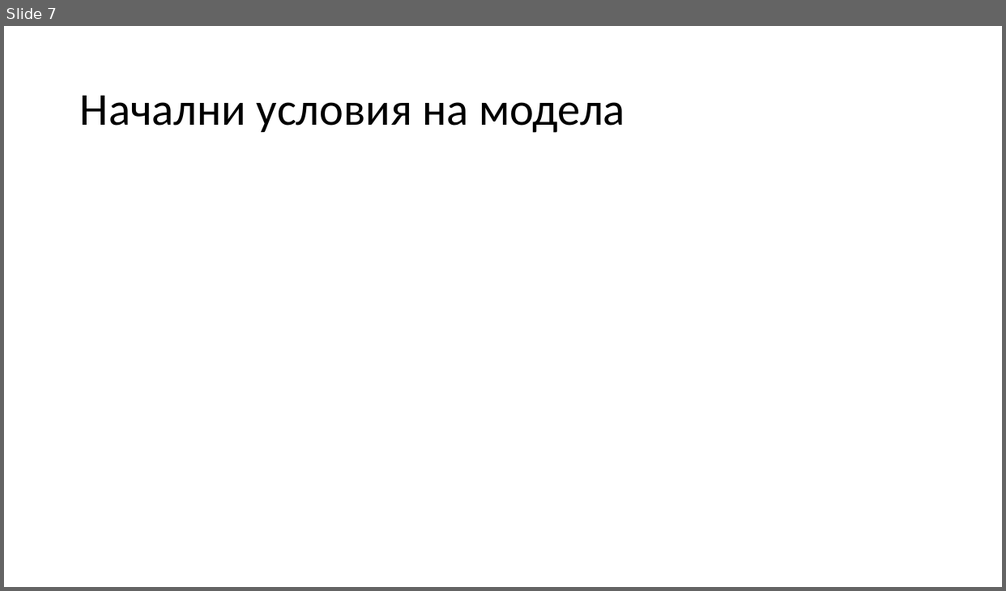
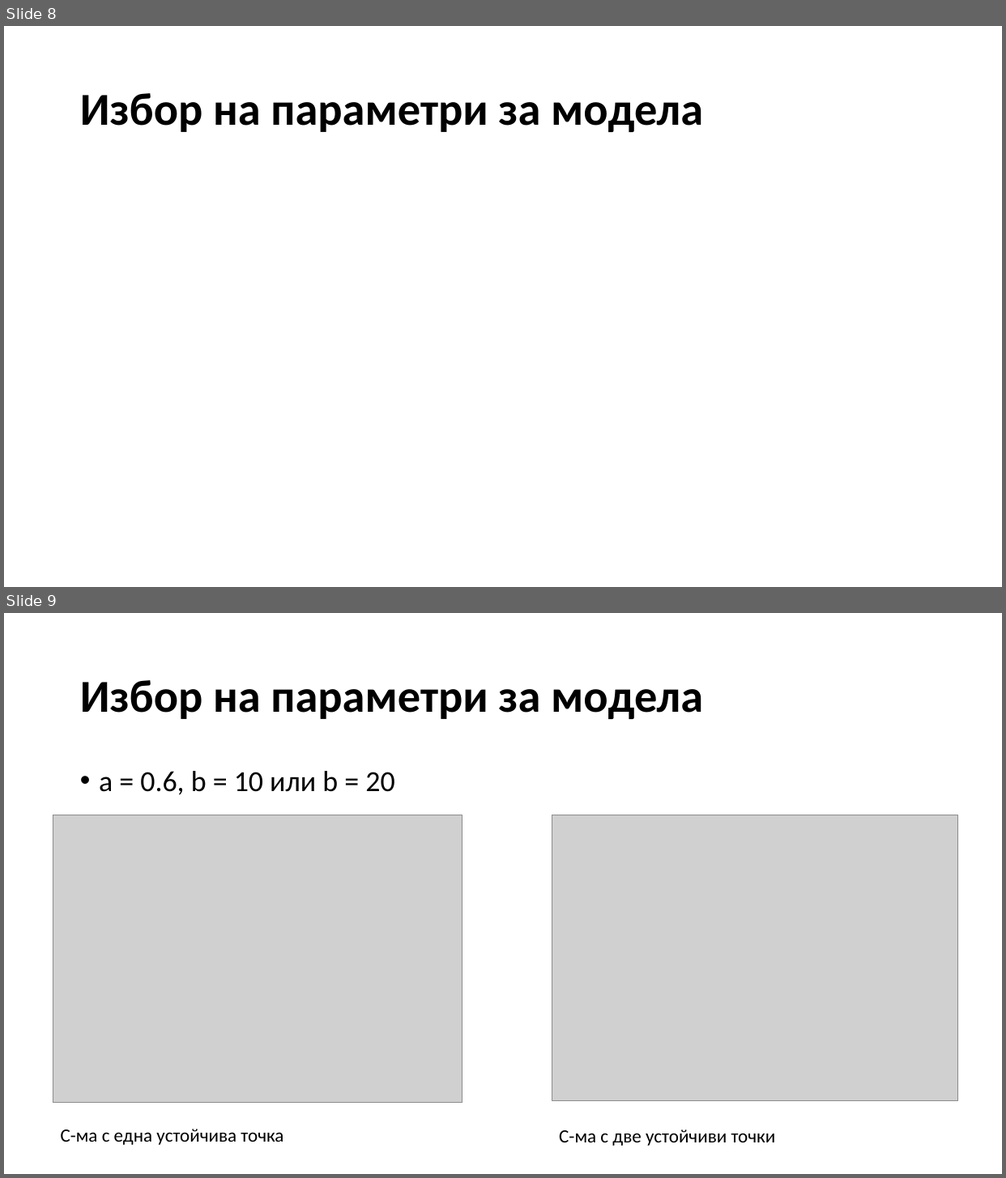
Before and after one commit to castrowilde/pmmrp, a slide deck: presentations/ImageProcessing_3.pptx. Shown one above the other, each under a label of ours: slide 7 before the commit, slides 8 and 9 after it. The pictures are 1006x591 and 1006x1178 pixels, drawn with LibreOffice and Linux fonts; fonts in the diff are those of the drawing; grey boxes stand for pictures. Boxes give left, top, right and bottom in pixels: in the first picture for what was removed or moved away, otherwise in the second. Text is boxed around its words. In the diff, an @@ line names an element or a change of style, - is before the commit and + after.

```diff
--- a/presentations/ImageProcessing_3.pptx
+++ b/presentations/ImageProcessing_3.pptx
@@ slide 9 added at [4, 613, 1002, 1174], background #FFFFFF @@
@@ title added at [80, 680, 703, 719], 44 pt, text #000000, bold @@
+Избор на параметри за модела
@@ text added at [99, 771, 394, 795], 28 pt, text #000000 @@
+• a = 0.6, b = 10 или b = 20
@@ picture added at [53, 815, 462, 1103] @@
@@ picture added at [552, 815, 958, 1102] @@
@@ text added at [61, 1129, 283, 1145], 18 pt, text #000000 @@
+С-ма с една устойчива точка
@@ text added at [559, 1130, 776, 1146], 18 pt, text #000000 @@
+С-ма с две устойчиви точки
@@ what was slide 7 is now slide 8 @@
@@ slide 8 changed as well @@
@@ title at [80, 93, 703, 132]: text changed; bold on @@
-Начални условия на модела
+Избор на параметри за модела
```
Also in this commit, not shown: 8 other slides changed, 4 other slides added, 1 slide removed, 1 other file.
